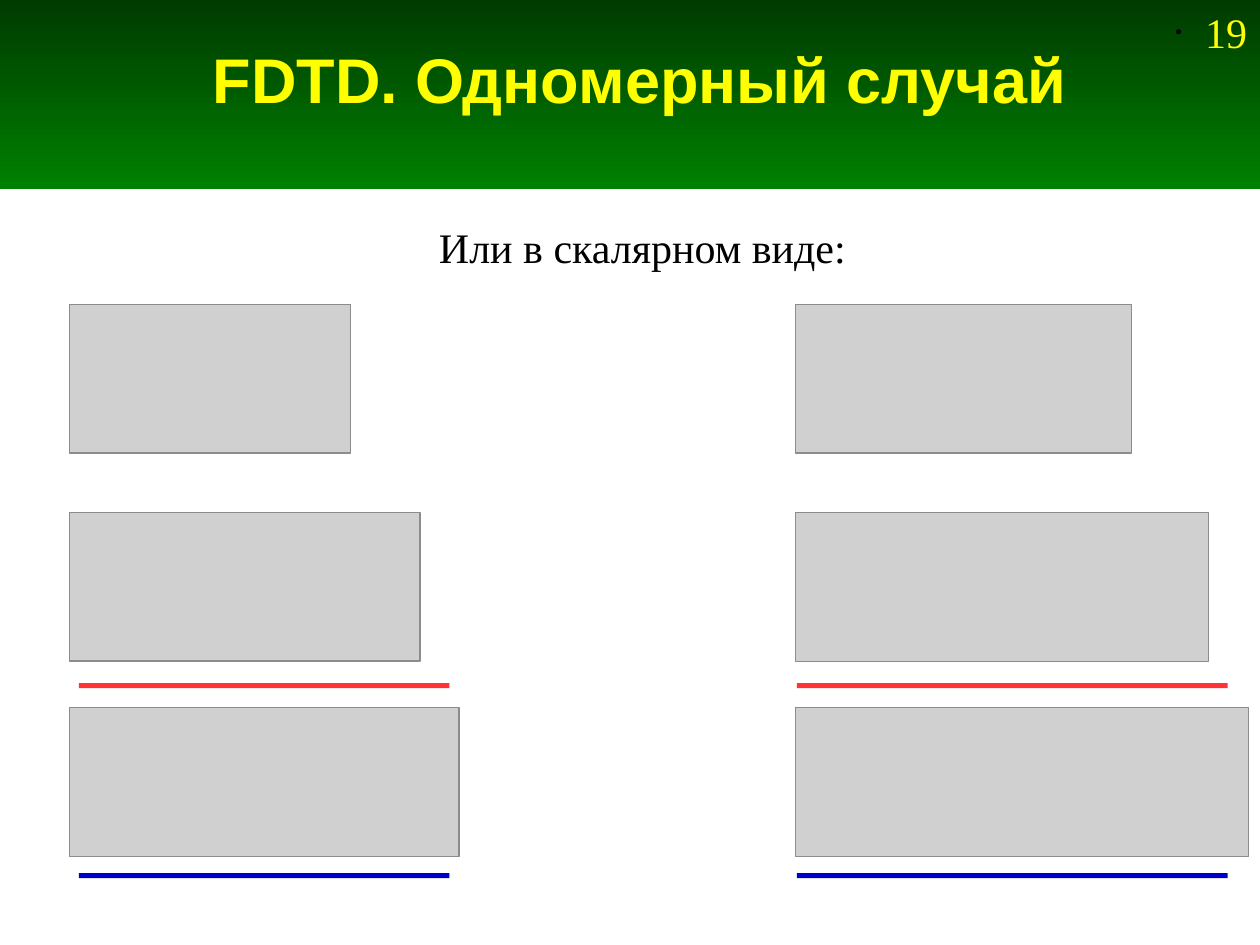
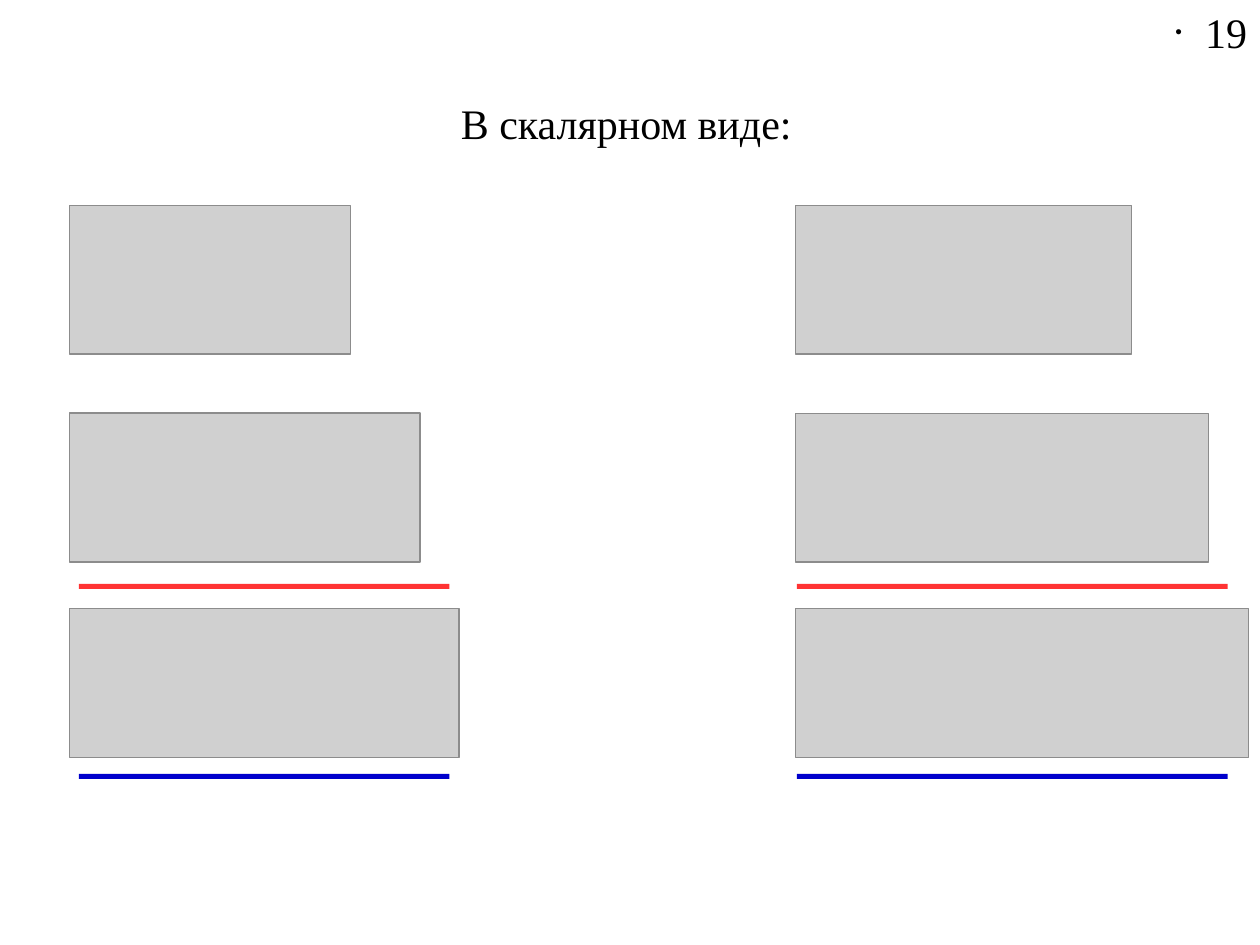
Before and after one commit to Jenyay/modelling, a slide deck: slide 19 of fdtd/presentations/04. FDTD-1D.odp. Drawn at 1260x945 pixels with LibreOffice and Linux fonts; fonts in the diff are those of the drawing; grey boxes stand for pictures. Boxes give left, top, right and bottom in pixels: in the first picture for what was removed or moved away, otherwise in the second. Text is boxed around its words. In the diff, an @@ line names an element or a change of style, - is before the commit and + after.

```diff
--- a/fdtd/presentations/04. FDTD-1D.odp
+++ b/fdtd/presentations/04. FDTD-1D.odp
@@ rectangle removed at (0, 0, 1260, 189) @@
@@ page number at (1205, 20, 1247, 49): text colour #FFFF00 to #000000 @@
@@ title removed at (213, 56, 1066, 115) @@
-FDTD. Одномерный случай
@@ text at (461, 111, 792, 148): text changed @@
-Или в скалярном виде:
+В скалярном виде:
@@ 6 pictures, 4 lines: place and size @@
-6 pictures, 4 lines at (69, 305, 1249, 876)
+6 pictures, 4 lines at (69, 205, 1249, 776)
```
Also in this commit, not shown: 8 other slides changed, 6 slides added, 6 slides removed, 3 other files.
